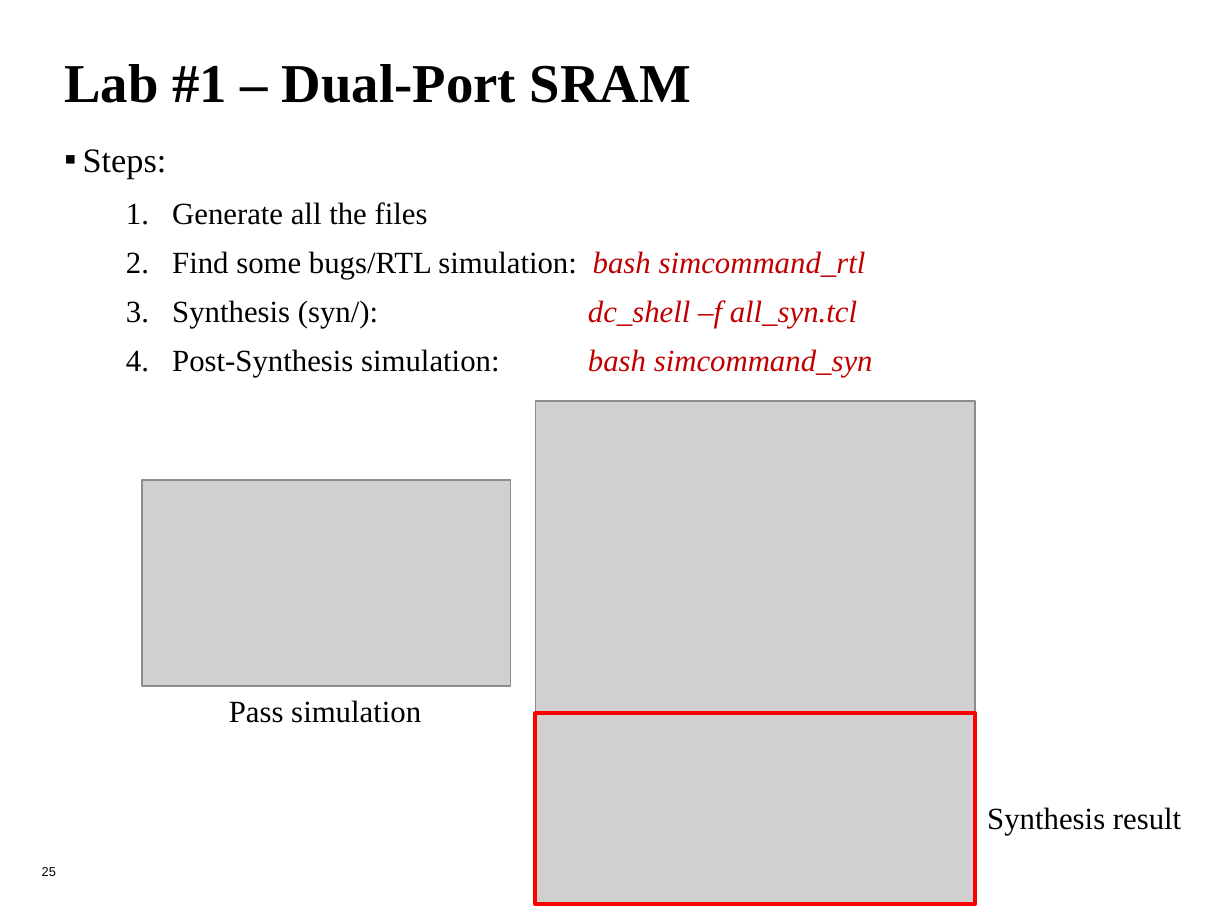
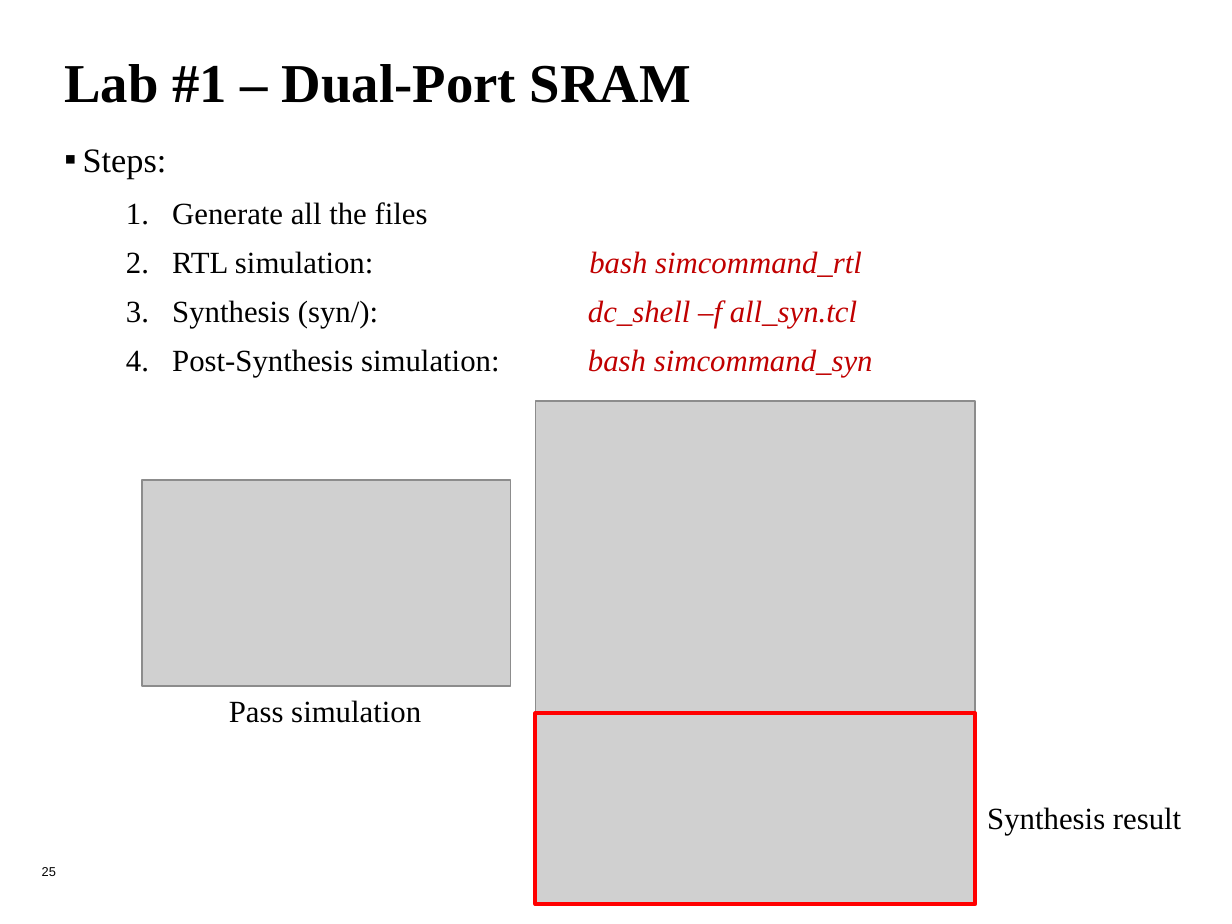
Before and after one commit to leo870823/2020-SRAM-training-course, a slide deck: slide 25 of MemoryCompiler_tutorial.pptx. Drawn at 1232x924 pixels with LibreOffice and Linux fonts; fonts in the diff are those of the drawing; grey boxes stand for pictures; background and template pictures are left out. Boxes give left, top, right and bottom in pixels: in the first picture for what was removed or moved away, otherwise in the second. Text is boxed around its words. In the diff, an @@ line names an element or a change of style, - is before the commit and + after.

```diff
--- a/MemoryCompiler_tutorial.pptx
+++ b/MemoryCompiler_tutorial.pptx
@@ text at (172,251,862,277): text changed; text colour #000000 to #C00000; italic on @@
-  2. Find some bugs/RTL simulation: bash simcommand_rtl
+  2. RTL simulation: bash simcommand_rtl
```
Also in this commit, not shown: 10 other slides changed, 1 other file.
